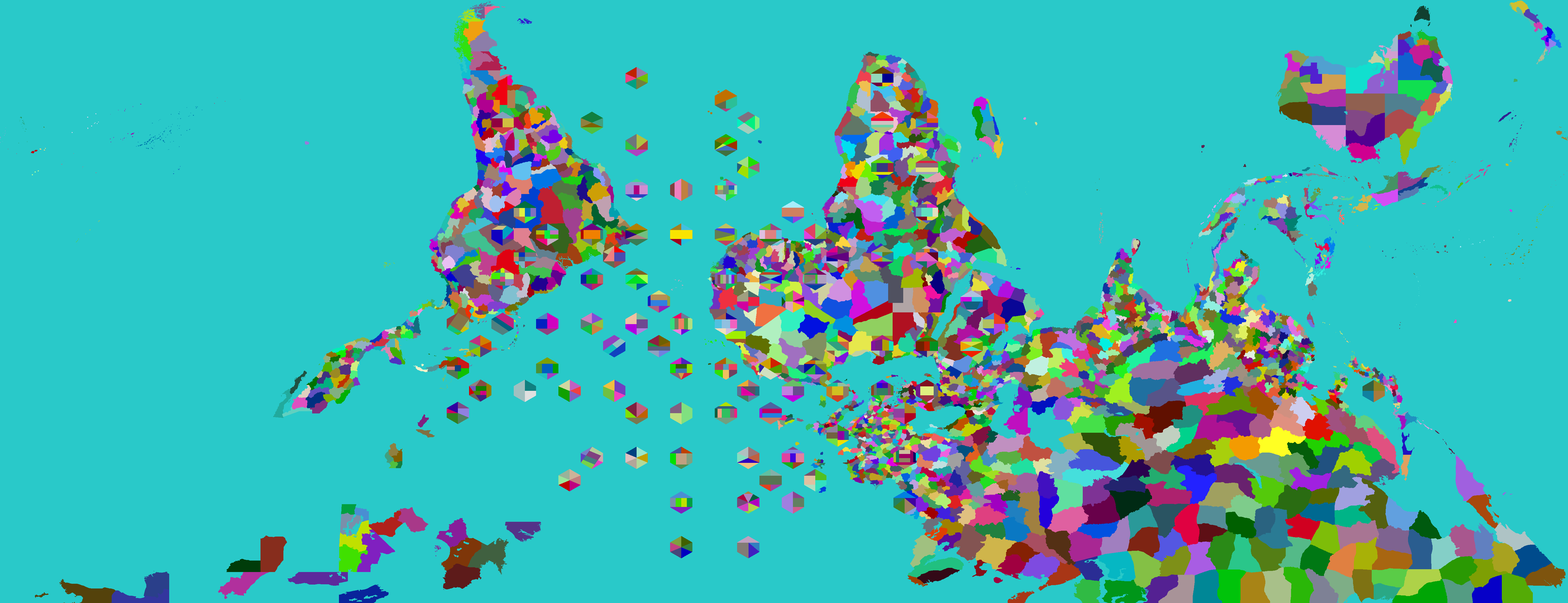
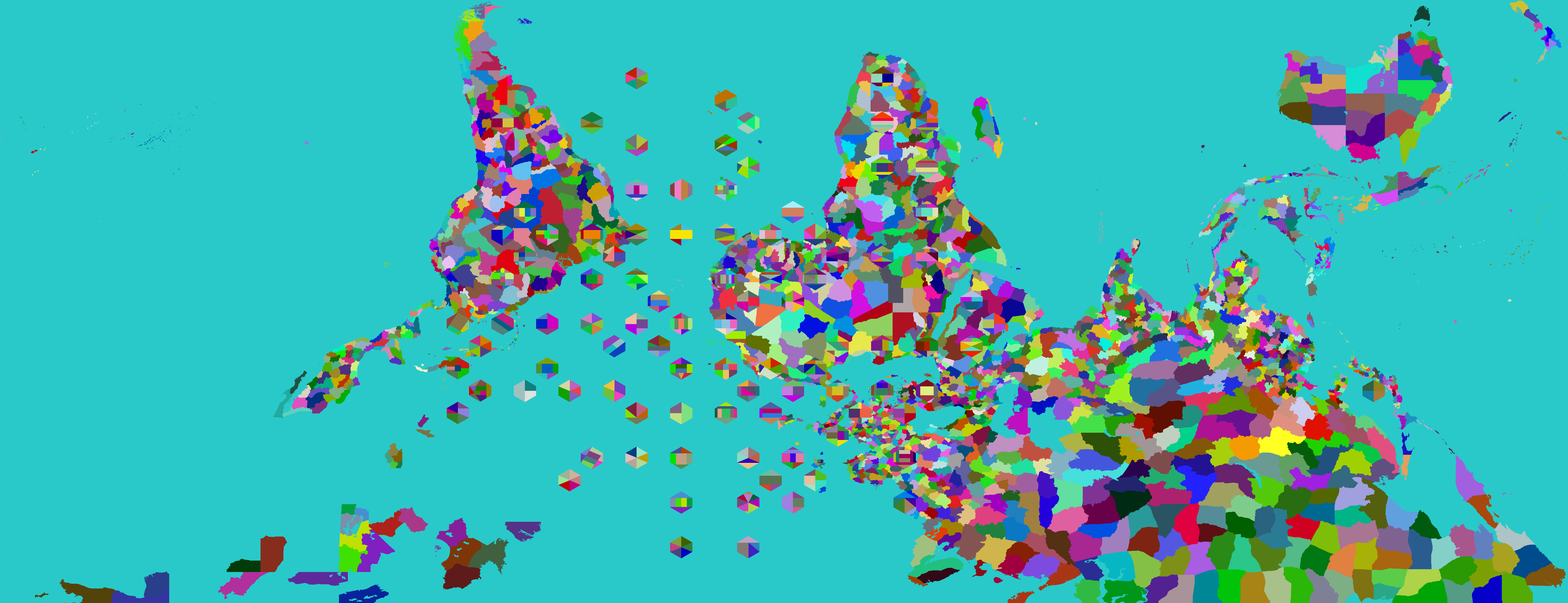
Layers edited between the first and the second 1568px x 603px image:
painted on "Provinces" over [837, 402, 873, 457]
